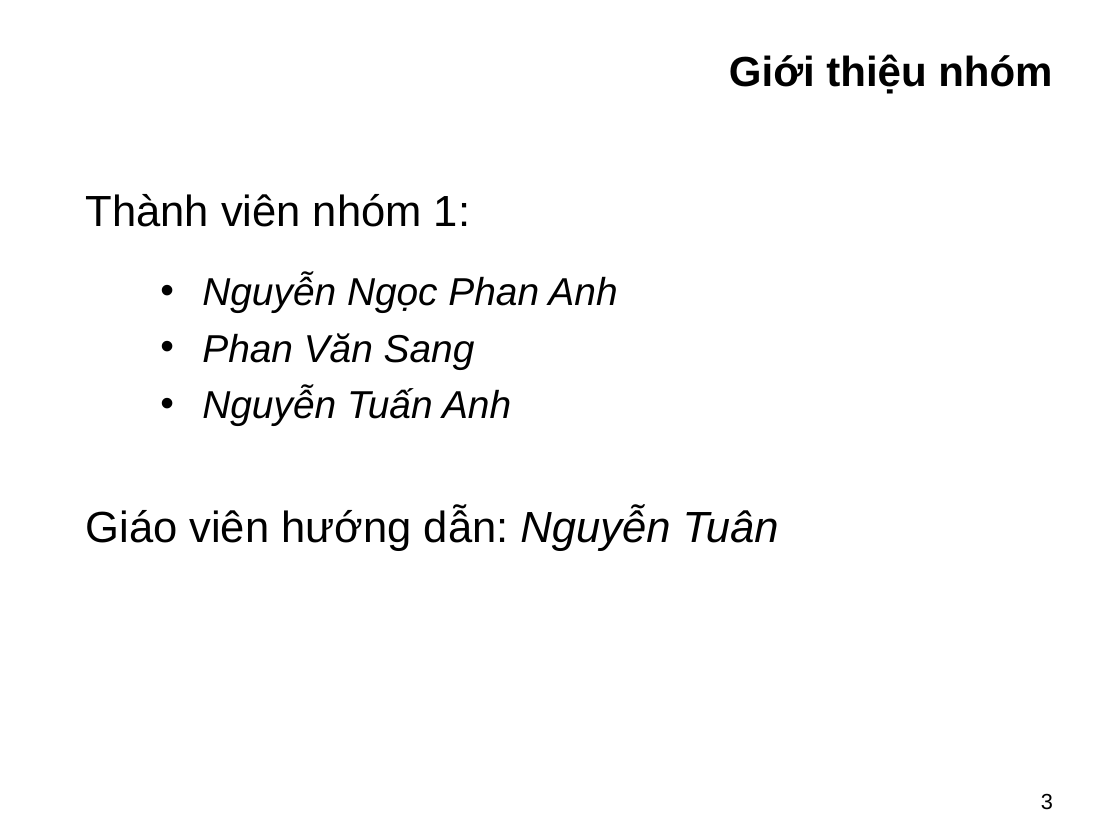
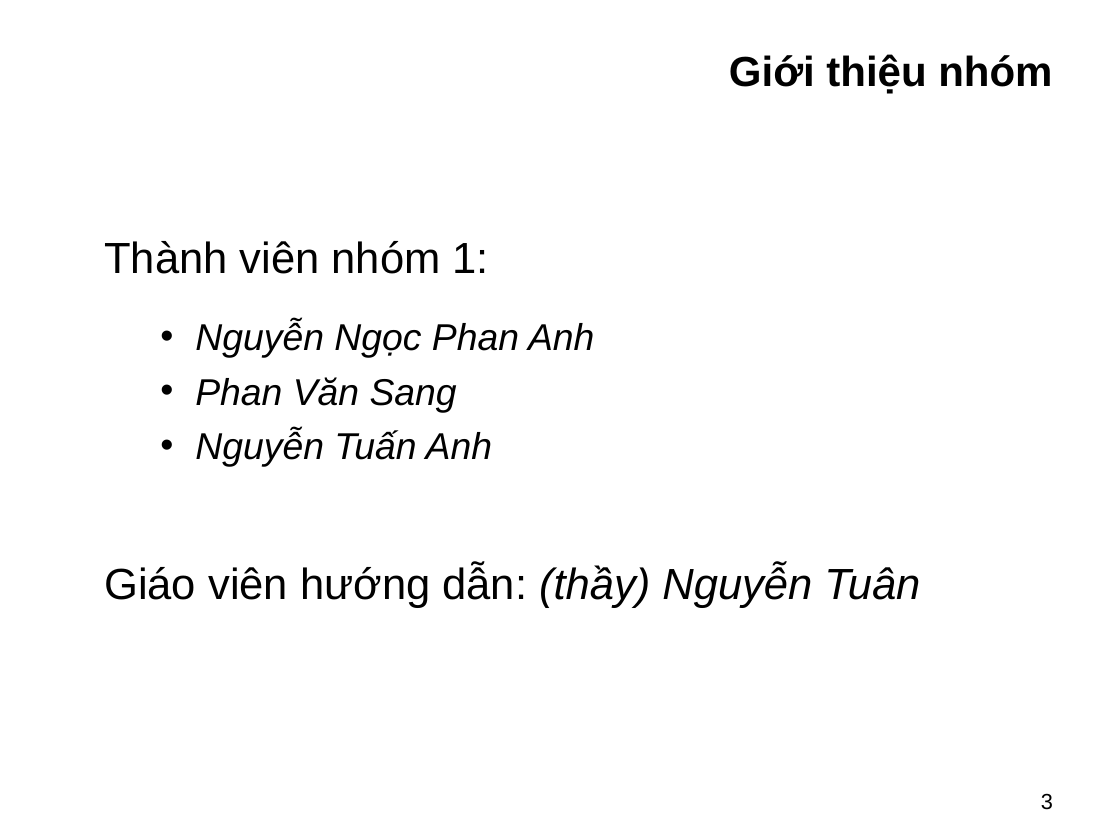
Before and after one commit to FAI-C1212L-SEM4-G1/WebsiteRealEstateNTB, a slide deck: slide 3 of document_other/Slide_Project_SEM4.ppt. Drawn at 1120x840 pixels with LibreOffice and Linux fonts; fonts in the diff are those of the drawing; background and template pictures are left out. Boxes give left, top, right and bottom in pixels: in the first picture for what was removed or moved away, otherwise in the second. Text is boxed around its words. In the diff, an @@ line names an element or a change of style, - is before the commit and + after.

```diff
--- a/document_other/Slide_Project_SEM4.ppt
+++ b/document_other/Slide_Project_SEM4.ppt
@@ text removed at [86, 194, 470, 227] @@
-Thành viên nhóm 1:
@@ text "Thành viên nhóm 1:": place and size @@
-text "Thành viên nhóm 1:" at [202, 276, 617, 425]
+text "Thành viên nhóm 1:" at [104, 241, 920, 608]
@@ text at [104, 241, 489, 274]: paragraph added @@
+Thành viên nhóm 1:
@@ text at [195, 321, 594, 466]: size 25 to 24 pt in "Nguyễn Ngọc Phan Anh", "Phan Văn Sang", "Nguyễn Tuấn Anh"; list level 1 to 2 in "Nguyễn Ngọc Phan Anh"; line spacing 1 to 1.5; list level 1 to 2 in "Phan Văn Sang"; list level 1 to 2 in "Nguyễn Tuấn Anh" @@
@@ text removed at [86, 507, 779, 551] @@
-Giáo viên hướng dẫn: Nguyễn Tuân
@@ text at [104, 564, 920, 608]: paragraph added @@
+Giáo viên hướng dẫn: (thầy) Nguyễn Tuân
```
Also in this commit, not shown: 6 other slides changed, 2 other files.
